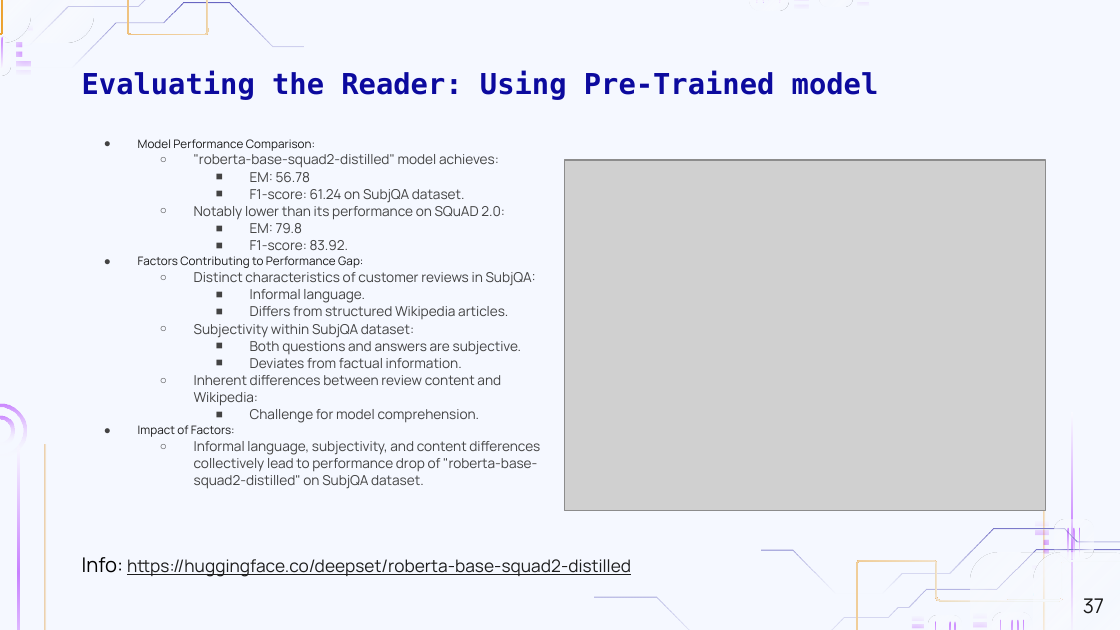
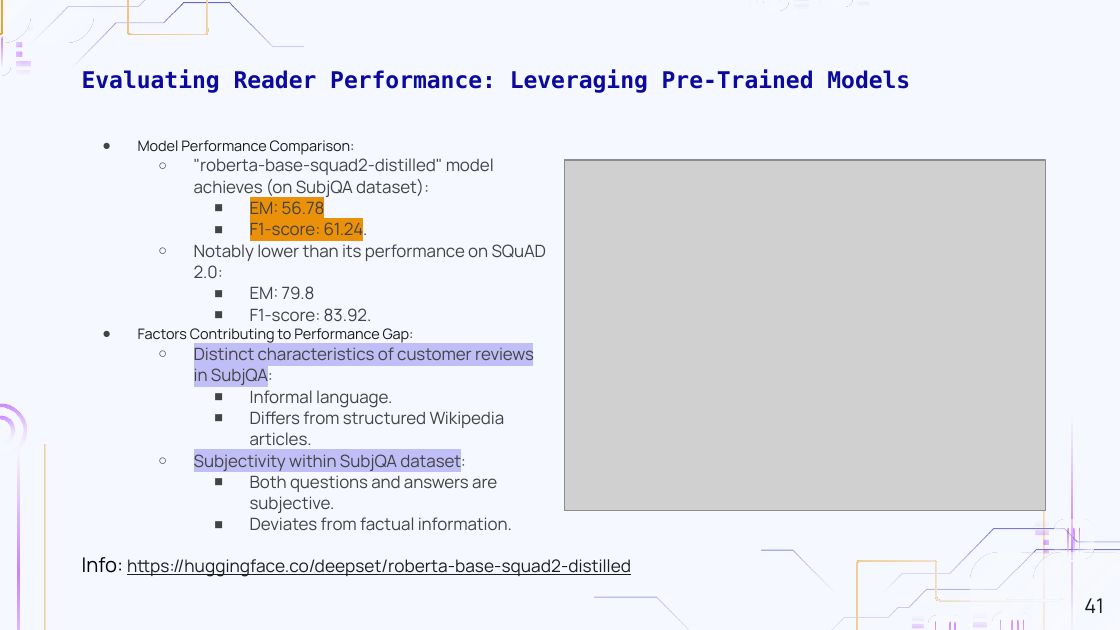
Before and after one commit to MarioAvolio/AI-Project, a slide deck: slide 41 of Question Answering.pptx (slide 37 before the commit). Drawn at 1120x630 pixels with LibreOffice and Linux fonts; fonts in the diff are those of the drawing; grey boxes stand for pictures; background and template pictures are left out. Boxes give left, top, right and bottom in pixels: in the first picture for what was removed or moved away, otherwise in the second. Text is boxed around its words. In the diff, an @@ line names an element or a change of style, - is before the commit and + after.

```diff
--- a/Question Answering.pptx
+++ b/Question Answering.pptx
@@ title at box(82, 69, 910, 93): text changed; size 18.4 to 14.8 pt @@
-Evaluating the Reader: Using Pre-Trained model
+Evaluating Reader Performance: Leveraging Pre-Trained Models
@@ text at box(138, 140, 547, 531): size 7.5 to 9.3 pt in "Model Performance Comparison:", "Factors Contributing to Performance Gap:"; size 8.8 to 10.8 pt in "EM: 56.78", "Notably lower than its performance on SQuAD ...", "EM: 79.8", "F1-score: 83.92." and 6 more places; highlight none to #EB9109 in "EM: 56.78"; highlight none to #BFBEF7 in "Distinct characteristics of customer reviews in SubjQA:", "Subjectivity within SubjQA dataset:"; indent changed @@
@@ text at box(194, 158, 494, 198): text changed; size 8.8 to 10.8 pt @@
-  ○ "roberta-base-squad2-distilled" model achieves:
+  ○ "roberta-base-squad2-distilled" model achieves (on SubjQA dataset):
@@ text at box(250, 220, 368, 241): text changed; size 8.8 to 10.8 pt @@
-    ■ F1-score: 61.24 on SubjQA dataset.
+    ■ F1-score: 61.24.
@@ text at box(138, 375, 540, 489): paragraphs removed @@
-  ○ Inherent differences between review content and Wikipedia:
-    ■ Challenge for model comprehension.
-● Impact of Factors:
-  ○ Informal language, subjectivity, and content differences collectively lead to performance drop of "roberta-base-squad2-distilled" on SubjQA dataset.
@@ page number at box(1084, 598, 1104, 613): text changed @@
-37
+41
```
Also in this commit, not shown: 30 other slides changed, 5 slides added.
